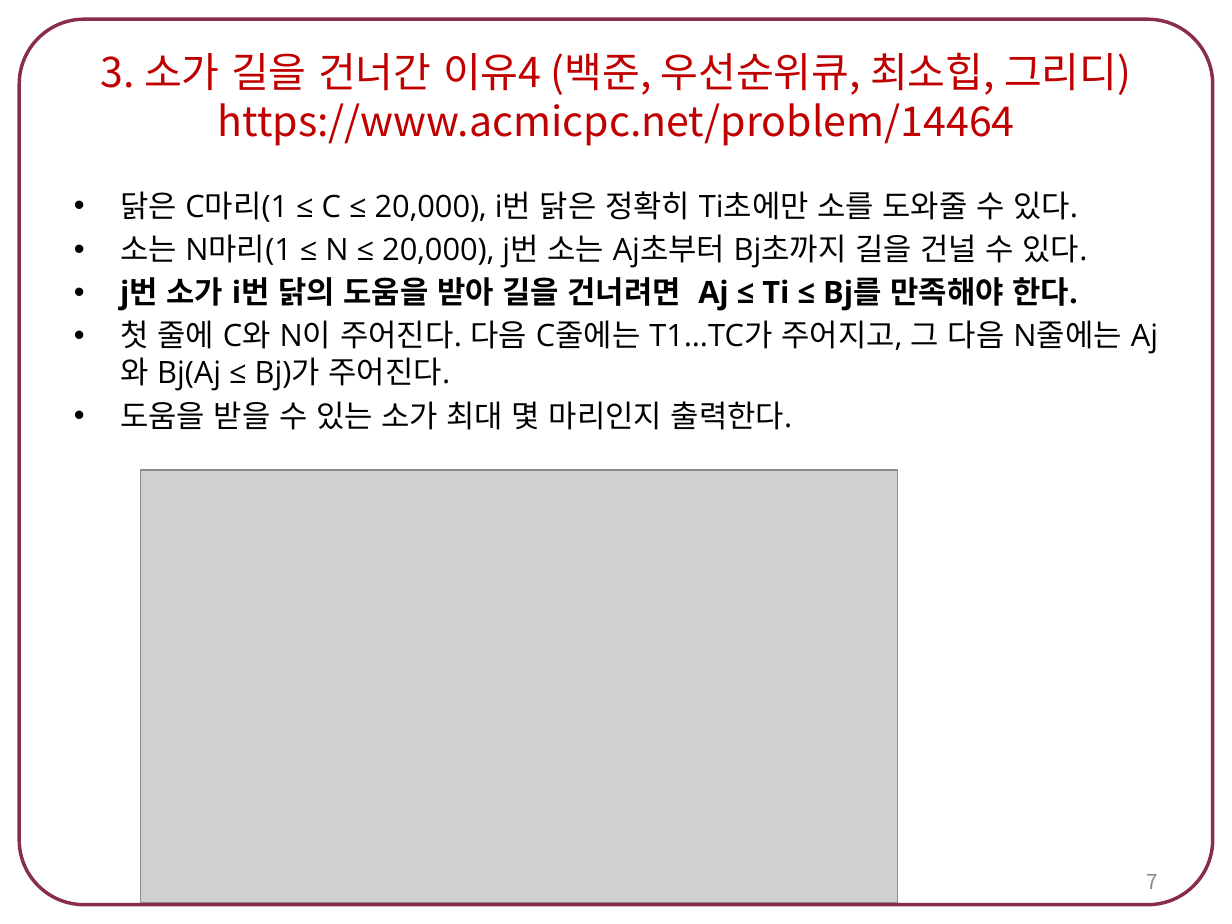
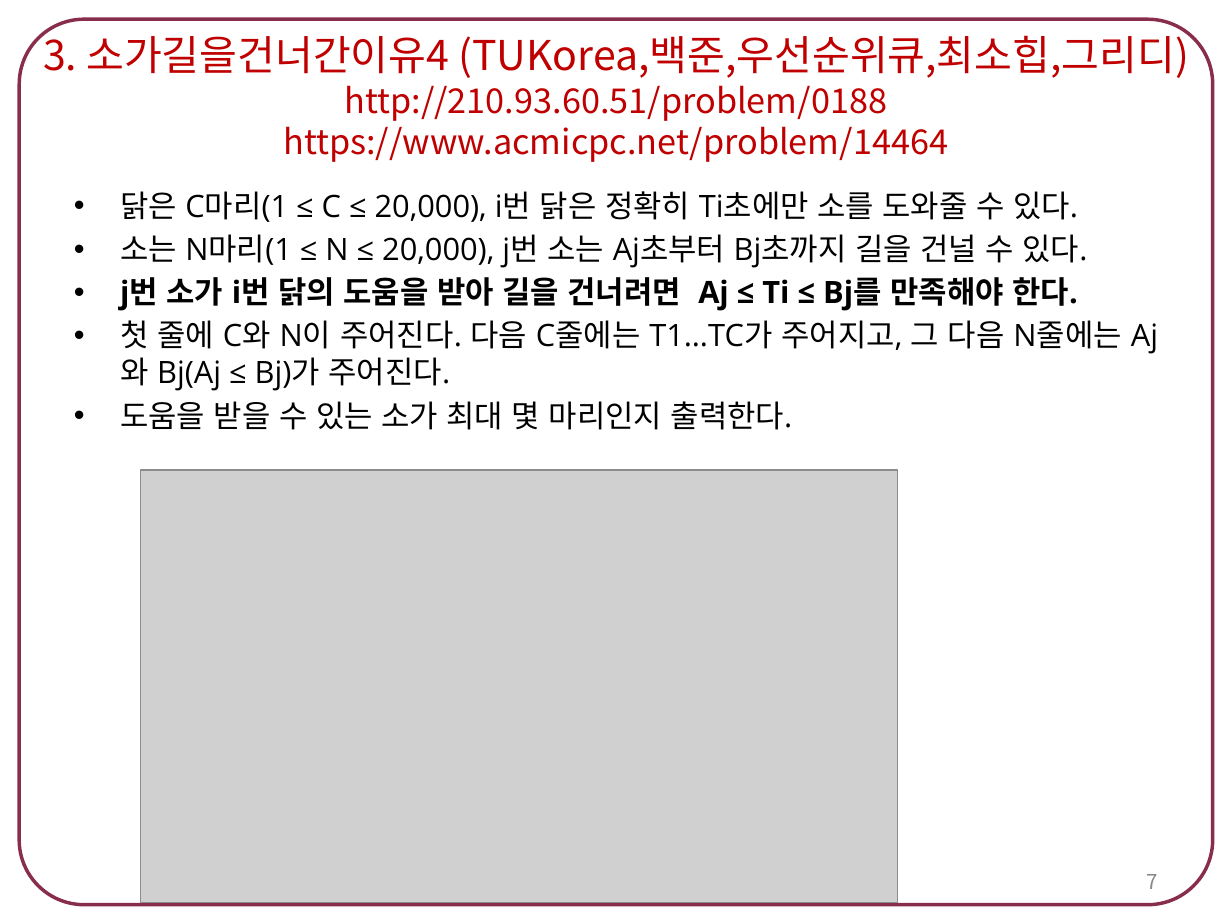
Before and after one commit to tlsdn0403/4-1, a slide deck: slide 7 of 스크립트언어/숙제7. 최단 경로 알고리즘.pptx. Drawn at 1232x924 pixels with LibreOffice and Linux fonts; fonts in the diff are those of the drawing; grey boxes stand for pictures. Boxes give left, top, right and bottom in pixels: in the first picture for what was removed or moved away, otherwise in the second. Text is boxed around its words. In the diff, an @@ line names an element or a change of style, - is before the commit and + after.

```diff
--- a/스크립트언어/숙제7. 최단 경로 알고리즘.pptx
+++ b/스크립트언어/숙제7. 최단 경로 알고리즘.pptx
@@ title at [43, 28, 1189, 162]: text changed; size 24 to 20 pt @@
-3. 소가 길을 건너간 이유4 (백준, 우선순위큐, 최소힙, 그리디)
-https://www.acmicpc.net/problem/14464
+3. 소가길을건너간이유4 (TUKorea,백준,우선순위큐,최소힙,그리디)
+http://210.93.60.51/problem/0188
+https://www.acmicpc.net/problem/14464
```
Also in this commit, not shown: 4 other slides changed, 18 other files.
